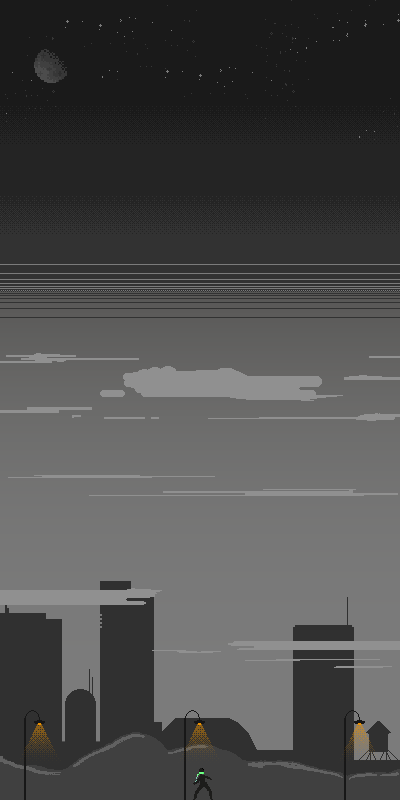
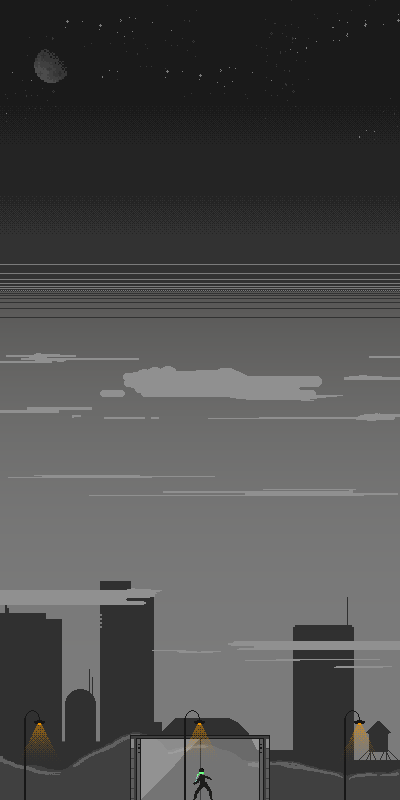
Revision of a layered w=400, h=800 image; what changed, layer by layer:
showed group "pforte" (5 layers) over [130, 735, 270, 800]
